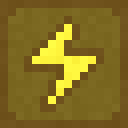
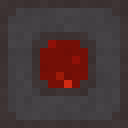
The second (128, 128) image is a revision of the first. Changes to its layers:
showed "Lager 5", painted on it over (0, 0, 128, 128)
removed layer "Lager 7" over (8, 8, 120, 120)
removed layer "block_charger_tier_2_side" over (0, 0, 128, 128)
removed layer "Lager 6" over (0, 0, 128, 128)
hid "Lager 2", painted on it over (0, 0, 128, 128)
showed "Lager 3" over (0, 0, 128, 128)
